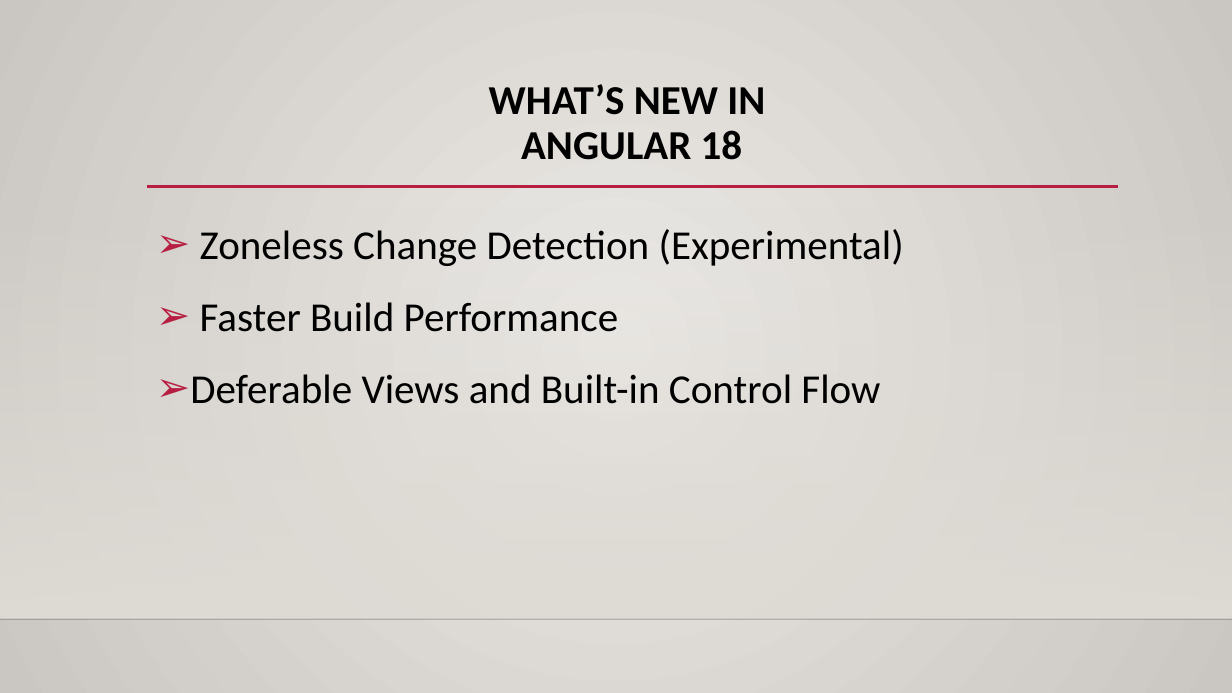
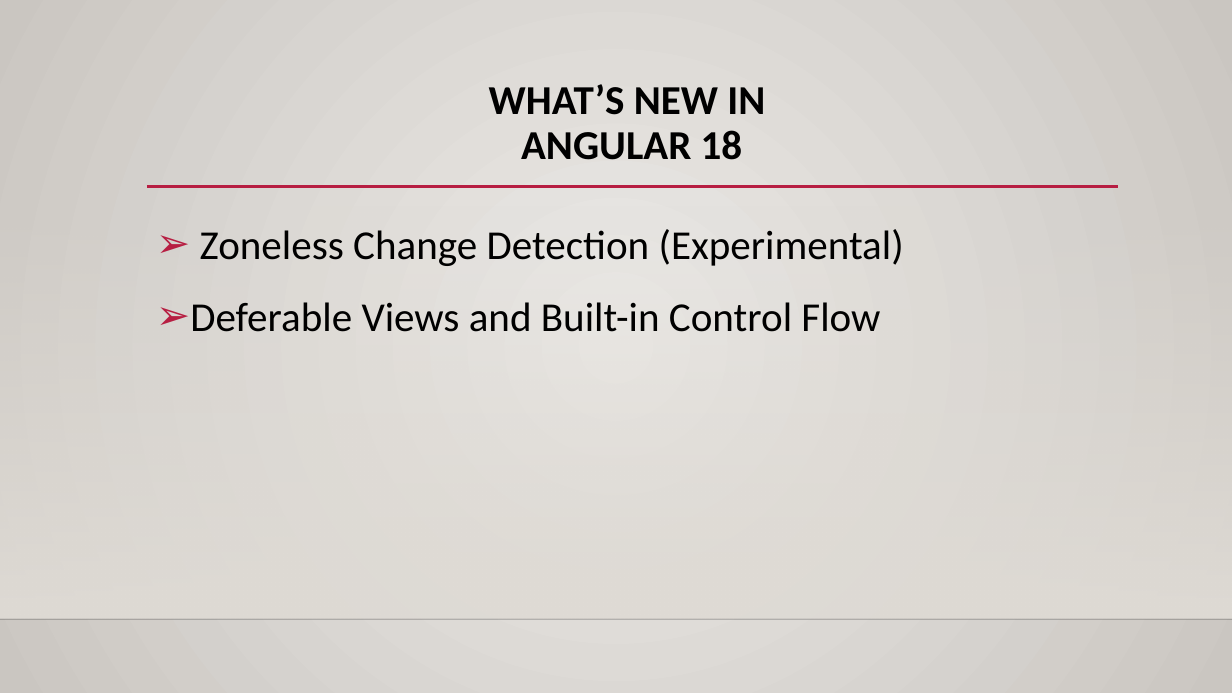
Before and after one commit to TriBuiQuang/demo_angular_19, a slide deck: slide 3 of Presentation2.pptx. Drawn at 1232x693 pixels with LibreOffice and Linux fonts; fonts in the diff are those of the drawing; background and template pictures are left out. Boxes give left, top, right and bottom in pixels: in the first picture for what was removed or moved away, otherwise in the second. Text is boxed around its words. In the diff, an @@ line names an element or a change of style, - is before the commit and + after.

```diff
--- a/Presentation2.pptx
+++ b/Presentation2.pptx
@@ text at [200,302,619,332]: paragraph removed @@
-➢ Faster Build Performance
```
Also in this commit, not shown: 11 other files.
